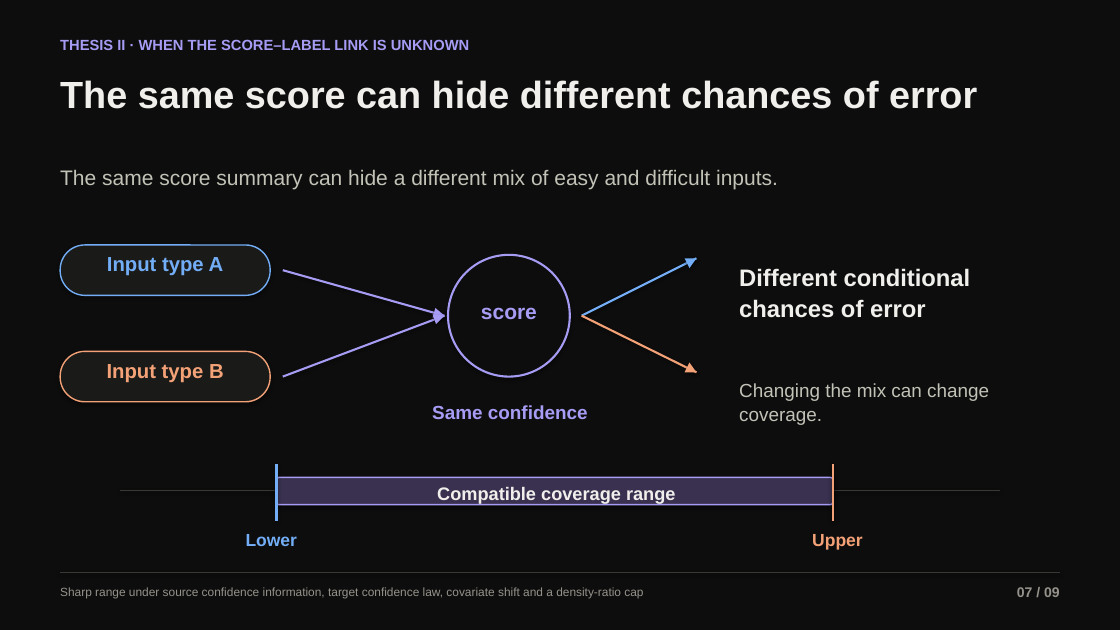
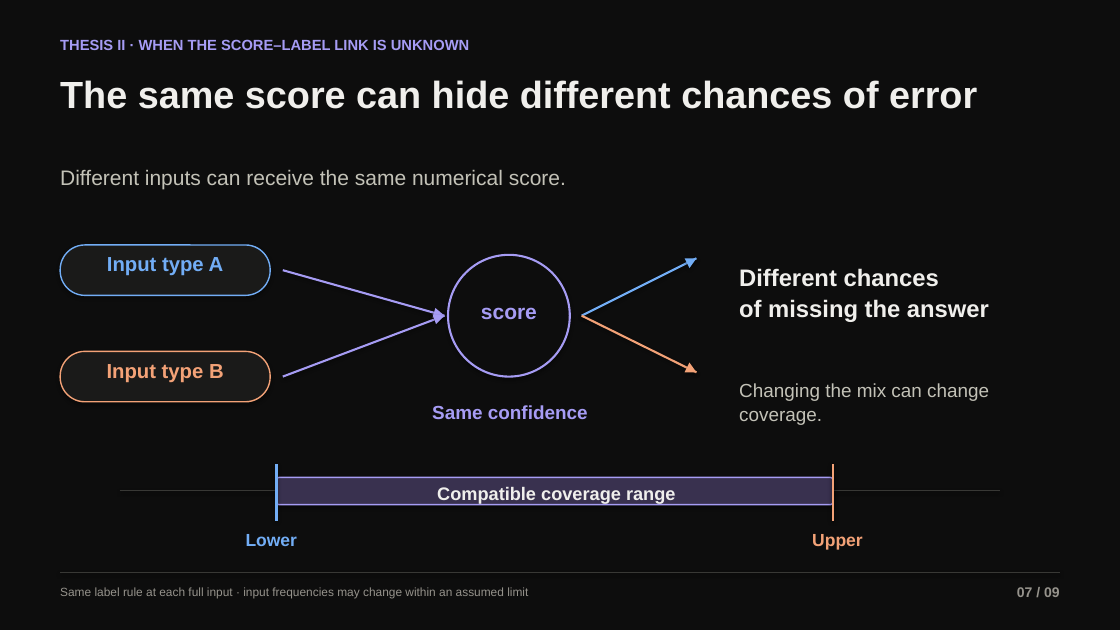
Before and after one commit to ChorokLeeDev/research-papers, a slide deck: slide 7 of decks/phd-interview/deck.pptx. Drawn at 1120x630 pixels with LibreOffice and Linux fonts; fonts in the diff are those of the drawing. Boxes give left, top, right and bottom in pixels: in the first picture for what was removed or moved away, otherwise in the second. Text is boxed around its words. In the diff, an @@ line names an element or a change of style, - is before the commit and + after.

```diff
--- a/decks/phd-interview/deck.pptx
+++ b/decks/phd-interview/deck.pptx
@@ text at bbox=[60, 170, 566, 189]: text changed @@
-The same score summary can hide a different mix of easy and difficult inputs.
+Different inputs can receive the same numerical score.
@@ text at bbox=[739, 268, 989, 322]: text changed @@
-Different conditional
-chances of error
+Different chances
+of missing the answer
@@ text at bbox=[60, 587, 528, 599]: text changed @@
-Sharp range under source confidence information, target confidence law, covariate shift and a density-ratio cap
+Same label rule at each full input · input frequencies may change within an assumed limit
```
Also in this commit, not shown: 4 other slides changed, 6 other files.
